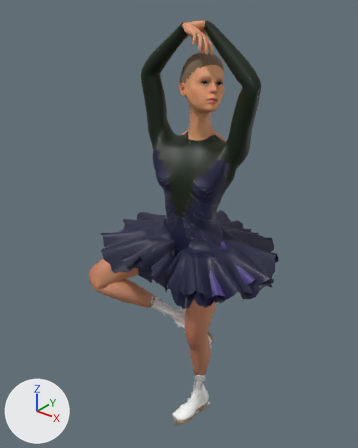
Before and after pictures for a commit that changed the glTF model public/models/skater.glb.
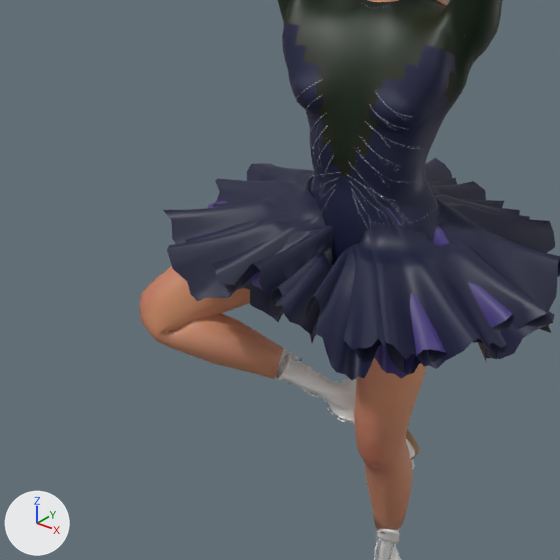
Old and new are each drawn whole from a 50 mm camera at (1.101, -1.494, 1.932) aimed at (-0.082, -0.014, 1.015) and again close up on the part from 8% to 77% of the width and 31% to 87% of the height. The lights are fixed; the arrows at lower left show +X, +Y and +Z. The first two pictures are the older version. Where no turn or scale is listed for an object, it has been applied to the vertices. Vertices at exactly the same position are counted once.

Names of what the first close-up shows: 'blades', 'leather', 'sheer', 'skin', 'skirt_inner', 'skirt_middle', 'skirt_outer', 'velvet' and 5 more.
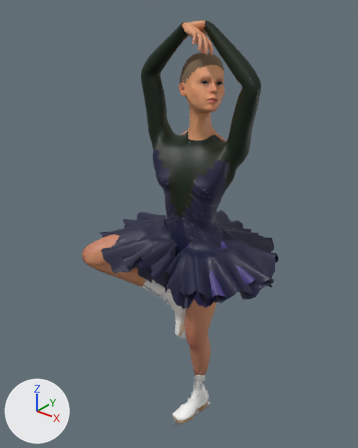
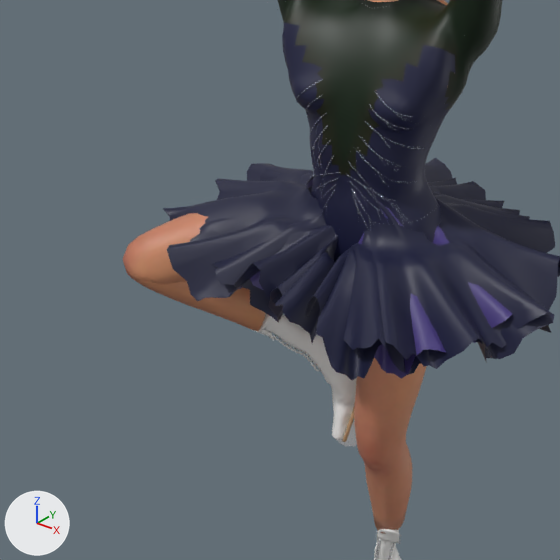
Where the newer file only moved an object's origin or applied its transform, the numbers keep the older frame.

What differs and where, as boxes [x1, y1, x2, y2] in the close-ups (560 x 560 px; the box of a moved part takes in the faces that stretch with it):
'skin', reshaped
    before: [140, 0, 449, 534]
    after: [123, 0, 448, 534]
'leather', reshaped
    before: [276, 349, 415, 560]
    after: [251, 314, 402, 560]
'blades', reshaped (mostly hidden)
    before: [411, 459, 415, 471]
    after: [336, 421, 357, 447]
part 2 of me_leather, added
    after: [265, 315, 356, 440]
part 3 of me_leather, added
    after: [260, 314, 272, 330]
part 4 of me_leather, added
    after: [251, 329, 272, 337]
part 5 of me_leather, deleted
    before: [276, 354, 291, 380]
part 6 of me_leather, deleted
    before: [277, 349, 298, 371]
part 7 of me_leather, deleted
    before: [281, 358, 415, 459]
part 8 of me_skin, moved or reshaped
    before: [140, 266, 283, 379]
    after: [123, 213, 266, 331]
part 9 of me_mesh_4, moved or reshaped
    both: [163, 168, 558, 367]

The change, as a diff of the scene's bpy script:
```diff
--- a/public/models/skater.glb.py
+++ b/public/models/skater.glb.py
@@ me_blades @@
 # used by ob_blades; location = (0.018, -0.05, 0.294)
-me_blades.from_pydata(...)  # 3800 vertices, 7592 faces; spans x -0.091..0.091, y -0.112..0.112, z -0.294..0.294
+me_blades.from_pydata(...)  # 3800 vertices, 7592 faces; spans x -0.05..0.053, y -0.112..0.111, z -0.294..0.402
+# me_blades part 1: the loose piece of 1788 vertices spanning x -0.091..0.091, y 0.001..0.112, z 0.151..0.285 is multiplied about its middle by the matrix ((0.203, 0.968, 0.151), (-0.836, 0.251, -0.488), (-0.51, -0.027, 0.86)), then moved by (-0.006, -0.047, 0.083)
+# other edits to the shape of me_blades do not show in these pictures
 me_blades.materials.append(mat_steel)
@@ me_leather @@
 # used by ob_leather; location = (-0.024, -0.065, 0.365)
-me_leather.from_pydata(...)  # 6808 vertices, 13492 faces; spans x -0.139..0.139, y -0.109..0.109, z -0.324..0.324
+me_leather.from_pydata(...)  # 6811 vertices, 13494 faces; spans x -0.18..0.115, y -0.106..0.109, z -0.324..0.421
+# me_leather part 2: a new loose piece of 2119 vertices spanning x -0.157..0.031, y -0.093..0.057, z 0.156..0.415, in mat_leather (white #efeeec)
+# me_leather part 3: a new loose piece of 1110 vertices spanning x -0.162..-0.121, y -0.098..-0.054, z 0.367..0.421, in mat_leather (white #efeeec)
+# me_leather part 4: a new loose piece of 176 vertices spanning x -0.18..-0.121, y -0.106..-0.052, z 0.352..0.383, in mat_leather (white #efeeec)
+# me_leather part 5: the loose piece of 1109 vertices spanning x -0.117..-0.075, y -0.109..-0.055, z 0.281..0.324 is deleted
+# me_leather part 6: the loose piece of 176 vertices spanning x -0.139..-0.094, y -0.083..-0.038, z 0.269..0.32 is deleted
+# me_leather part 7: 2117 vertices removed from x -0.111..0.139, y -0.104..0.063, z 0.1..0.319
+# other edits to the shape of me_leather do not show in these pictures
 me_leather.materials.append(mat_leather)
@@ me_skin @@
 # used by ob_skin; location = (-0.047, -0.116, 1.052)
-me_skin.from_pydata(...)  # 10242 vertices, 20312 faces; spans x -0.31..0.31, y -0.21..0.21, z -0.77..0.77
+me_skin.from_pydata(...)  # 10242 vertices, 20312 faces; spans x -0.34..0.31, y -0.21..0.21, z -0.77..0.77
+# me_skin part 8: 471 of 10242 vertices moved; they spanned x -0.31..0.02, y -0.21..0.13, z -0.41..-0.08 and now span x -0.34..0.01, y -0.21..0.12, z -0.32..-0.05; mean shift (-0.03, 0.0, 0.07); largest move (-0.15, -0.15, -0.32) -> (-0.2, -0.1, -0.18)
 me_skin.materials.append(mat_skin)
@@ me_mesh_4 @@
 # used by ob_skirt_outer; location = (-0.006, -0.015, 0.967)
-me_mesh_4.from_pydata(...)  # 2917 vertices, 5491 faces; spans x -0.397..0.397, y -0.318..0.318, z -0.121..0.121
+me_mesh_4.from_pydata(...)  # 2914 vertices, 5490 faces; spans x -0.397..0.397, y -0.318..0.318, z -0.121..0.121
+# me_mesh_4 part 9: 156 vertices moved from x -0.346..0.08, y -0.245..0.072, z -0.089..0.109 to x -0.346..0.079, y -0.234..0.072, z -0.078..0.11; 582 vertices removed from x -0.36..0.344, y -0.275..0.222, z -0.106..0.104; 582 vertices added at x -0.364..0.336, y -0.277..0.213, z -0.112..0.094
+# other edits to the shape of me_mesh_4 do not show in these pictures
 me_mesh_4.materials.append(mat_chiffon_navy)
```
